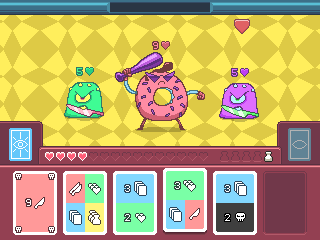
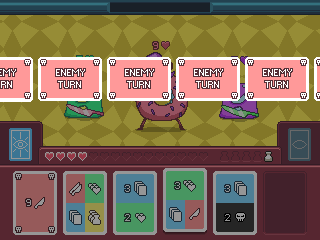
Layer changes from the first (320, 240) image to the second:
added group "TURNS" with 4 layers above "Layer 2" over left=0, top=0, right=320, bottom=240
added layer "enemy turn" in group "TURNS" over left=0, top=57, right=320, bottom=102
added layer "Layer 5" (41%) in group "TURNS" over left=0, top=0, right=320, bottom=240
hid "Layer 2" over left=234, top=19, right=250, bottom=34
moved "gumdrop copy" above "donut 2", painted on it over left=219, top=56, right=259, bottom=119
painted on "gumdrop" over left=76, top=55, right=94, bottom=76
"shadows": opacity 21% → 25% over left=65, top=114, right=258, bottom=132
renamed "mlk" to "bottles", moved it above "Layer 3" over left=264, top=151, right=273, bottom=162
